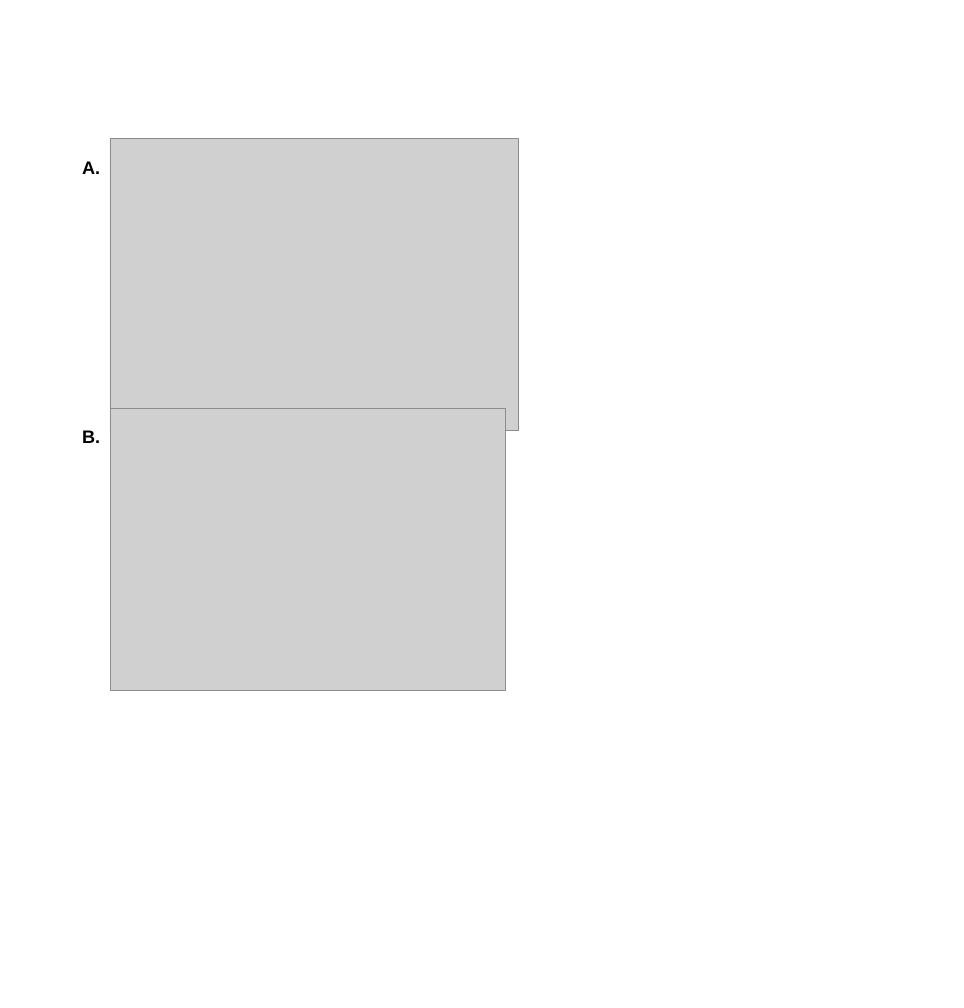
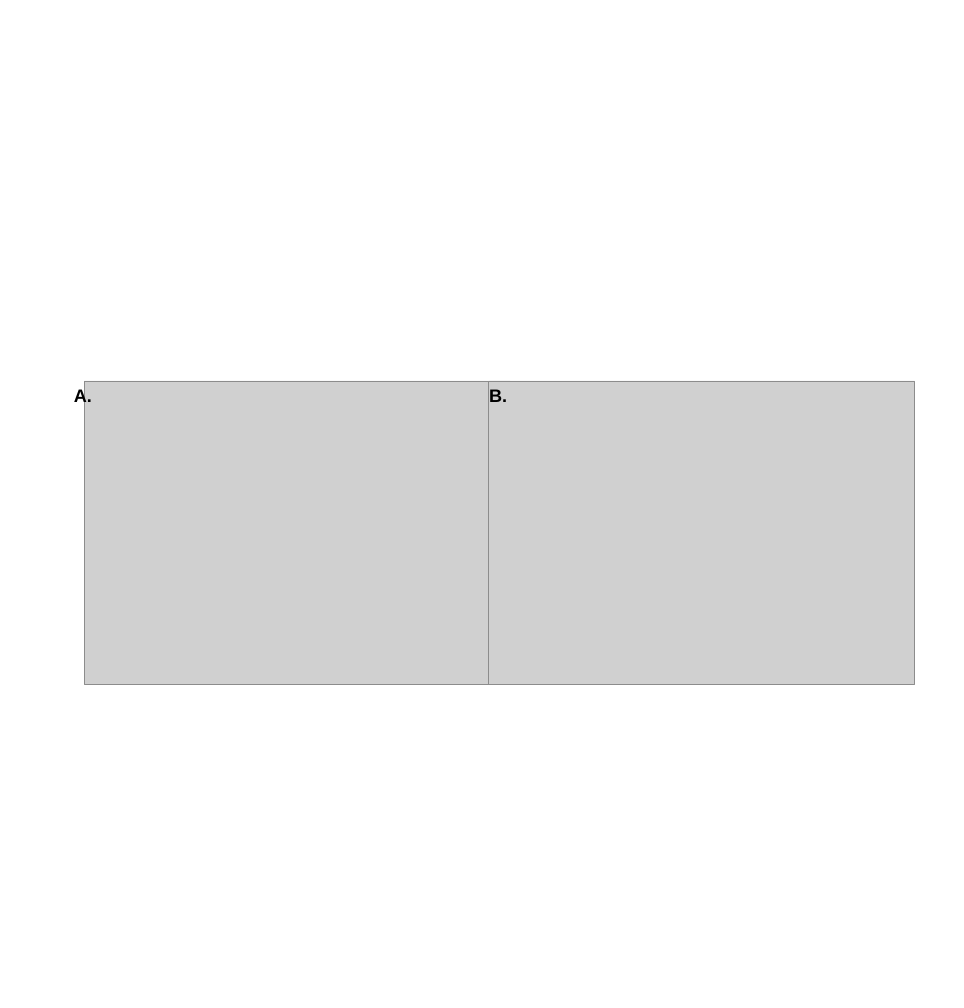
Before and after one commit to rmuzzatti/honours, a slide deck: slide 6 of Writing/thesis/results/results_figures.pptx (slide 4 before the commit). Drawn at 964x1008 pixels with LibreOffice and Linux fonts; fonts in the diff are those of the drawing; grey boxes stand for pictures. Boxes give left, top, right and bottom in pixels: in the first picture for what was removed or moved away, otherwise in the second. Text is boxed around its words. In the diff, an @@ line names an element or a change of style, - is before the commit and + after.

```diff
--- a/Writing/thesis/results/results_figures.pptx
+++ b/Writing/thesis/results/results_figures.pptx
@@ picture removed at bbox=[110, 139, 519, 431] @@
@@ text "A." rewrapped from bbox=[82, 161, 100, 174] to bbox=[74, 388, 92, 406] @@
@@ picture: place and size @@
-picture at bbox=[110, 408, 506, 690]
+picture at bbox=[85, 381, 510, 684]
@@ text "B.": place and size @@
-text "B." at bbox=[82, 430, 100, 443]
+text "B." at bbox=[489, 389, 507, 402]
@@ picture added at bbox=[489, 381, 914, 684] @@
```
Also in this commit, not shown: 6 other slides changed, 7 slides added, 3 slides removed, 47 other files.
